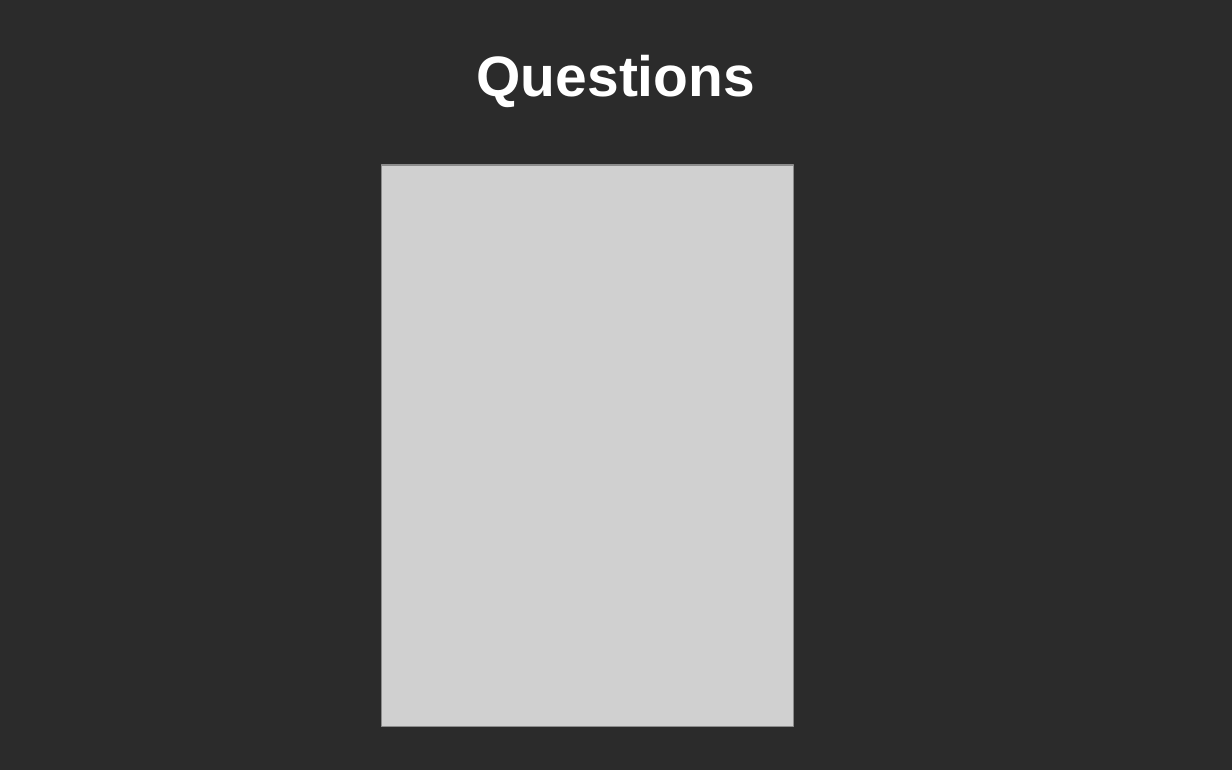
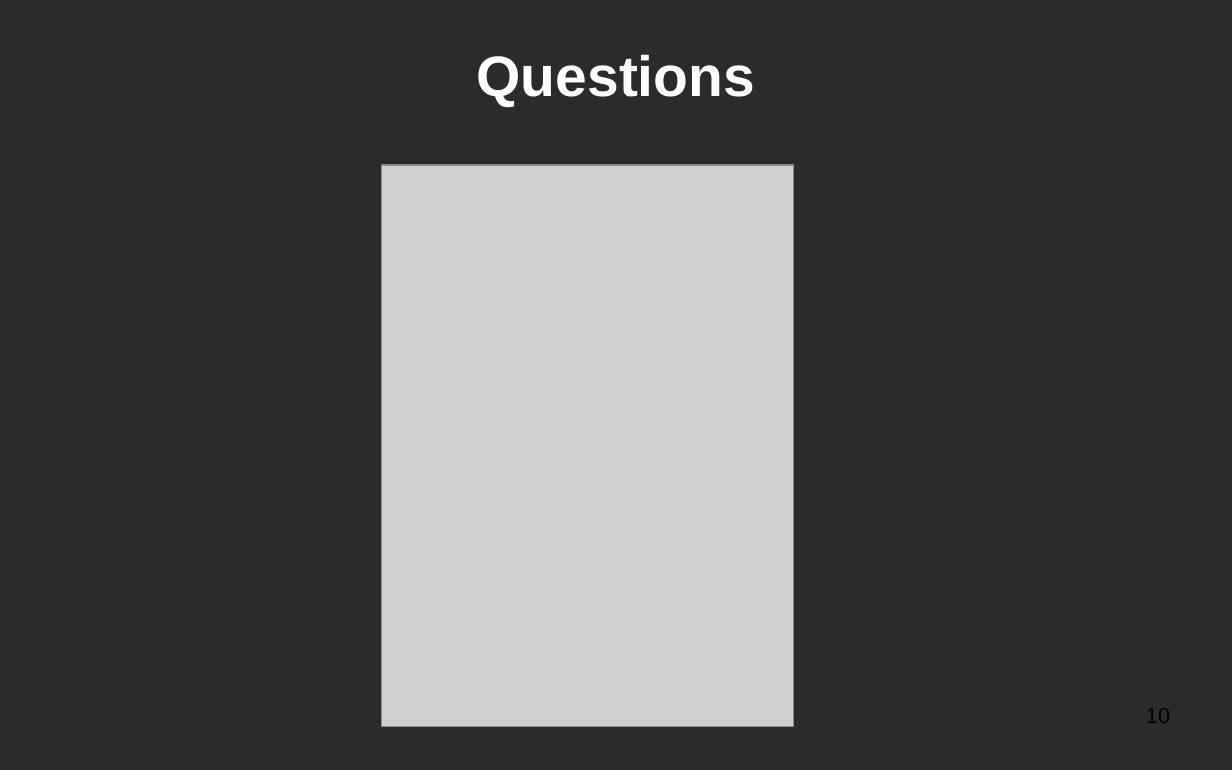
Before and after one commit to claudiosousa/hepia-projects-index-botanic, a slide deck: slide 10 of presentation/presentation.odp. Drawn at 1232x770 pixels with LibreOffice and Linux fonts; fonts in the diff are those of the drawing; grey boxes stand for pictures; background and template pictures are left out; a plain dark background stands for a picture behind light text. Boxes give left, top, right and bottom in pixels: in the first picture for what was removed or moved away, otherwise in the second. Text is boxed around its words. In the diff, an @@ line names an element or a change of style, - is before the commit and + after.

```diff
--- a/presentation/presentation.odp
+++ b/presentation/presentation.odp
@@ page number added at bbox=[1146, 708, 1170, 723], 14 pt, text #000000 @@
+10
```
Also in this commit, not shown: 9 other slides changed.
